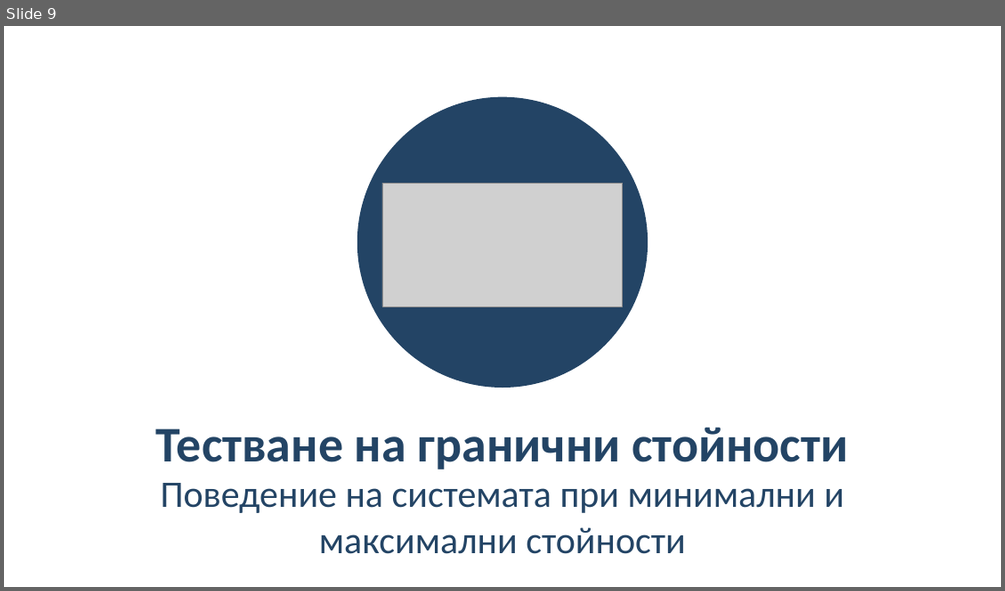
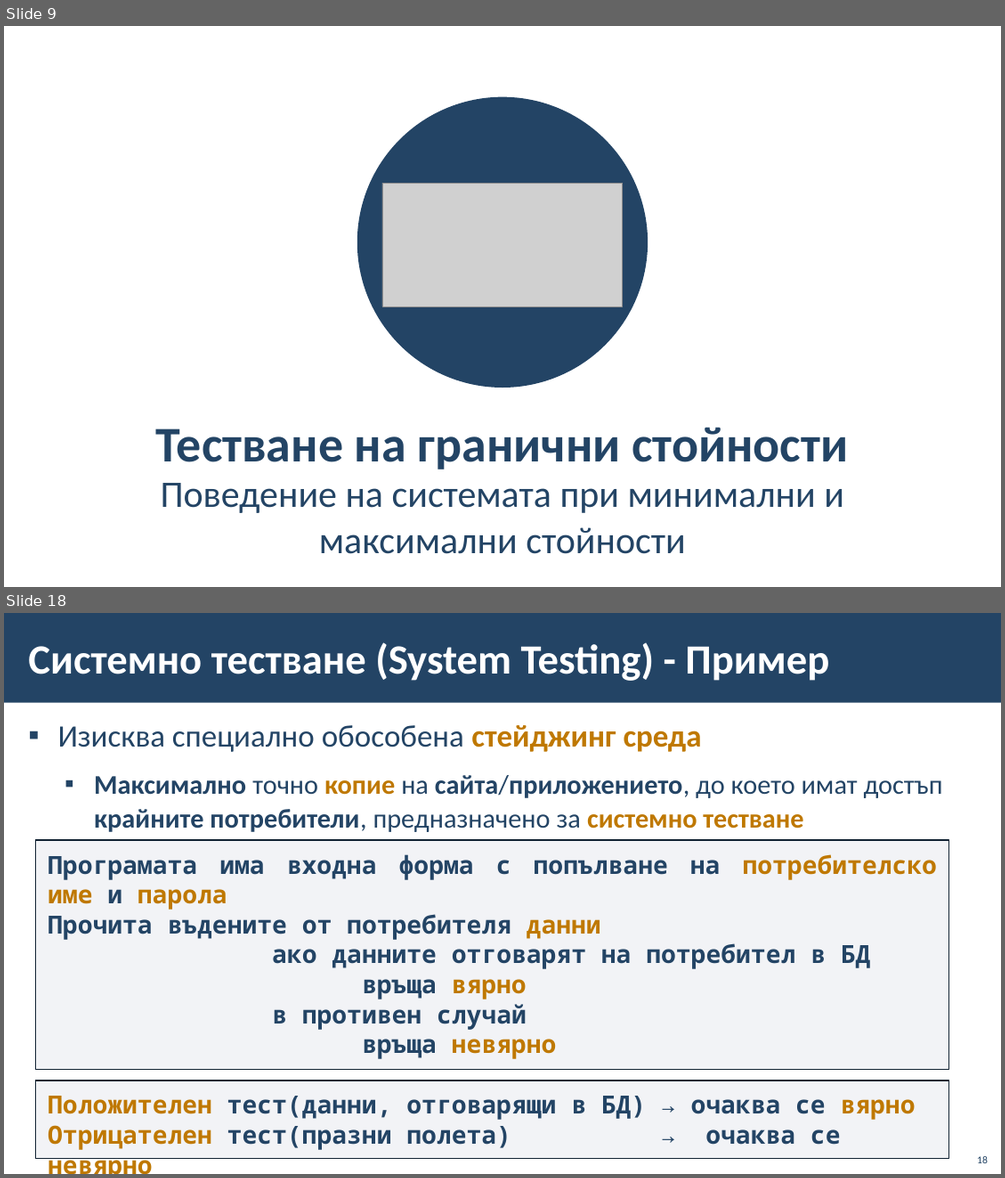
Before and after one commit to BG-IT-Edu/School-Programming, a slide deck: Courses/Software-Sciences/Module-4-Information-Systems-New/13-Information-System-Testing/13-Information-System-Testing.pptx. Shown one above the other, each under a label of ours: slide 9 before the commit, slides 9 and 18 after it; the slides between them are not shown. The pictures are 1005x591 and 1005x1178 pixels, drawn with LibreOffice and Linux fonts; fonts in the diff are those of the drawing; grey boxes stand for pictures; background and template pictures are left out. Boxes give left, top, right and bottom in pixels: in the first picture for what was removed or moved away, otherwise in the second. Text is boxed around its words. In the diff, an @@ line names an element or a change of style, - is before the commit and + after.

```diff
--- a/Courses/Software-Sciences/Module-4-Information-Systems-New/13-Information-System-Testing/13-Information-System-Testing.pptx
+++ b/Courses/Software-Sciences/Module-4-Information-Systems-New/13-Information-System-Testing/13-Information-System-Testing.pptx
@@ slide 18 added at (x1=4, y1=613, x2=1001, y2=1174), background #FFFFFF @@
@@ rectangle added at (x1=4, y1=613, x2=1001, y2=703), fill #234465 @@
@@ title added at (x1=28, y1=642, x2=829, y2=681), 40 pt, text #FFFFFF, bold @@
+Системно тестване (System Testing) - Пример
@@ text added at (x1=58, y1=725, x2=943, y2=832), 26 pt, text #234465, bold @@
+▪ Изисква специално обособена стейджинг среда
+  ▪ Максимално точно копие на сайта/приложението, до което имат достъп крайните потребители, предназначено за системно тестване
@@ rectangle added at (x1=36, y1=840, x2=949, y2=1070), fill #ADB4C3 at 15% opacity, outline #112233 1 pt, 24 pt, text #234465, bold @@
+Програмата има входна форма с попълване на потребителско име и парола
+Прочита въдените от потребителя данни
+ако данните отговарят на потребител в БД
+връща вярно
+в противен случай
+връща невярно
@@ rectangle added at (x1=36, y1=1080, x2=949, y2=1159), fill #ADB4C3 at 15% opacity, outline #112233 1 pt, 24 pt, text #234465, bold @@
+Положителен тест(данни, отговарящи в БД) → очаква се вярно
+Отрицателен тест(празни полета) → очаква се невярно
@@ page number added at (x1=977, y1=1156, x2=987, y2=1163), 10 pt, text #234465 @@
+18
```
Also in this commit, not shown: 11 slides changed, 29 other slides added, 3 slides removed.
